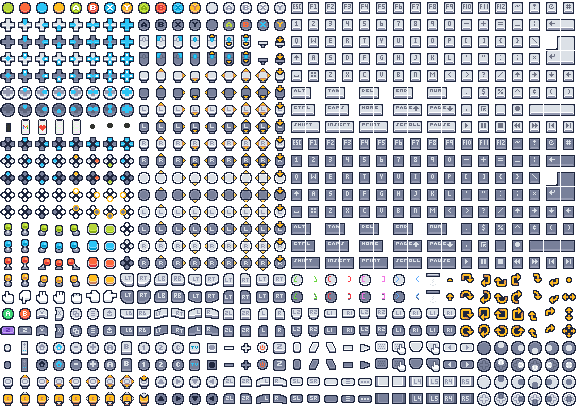
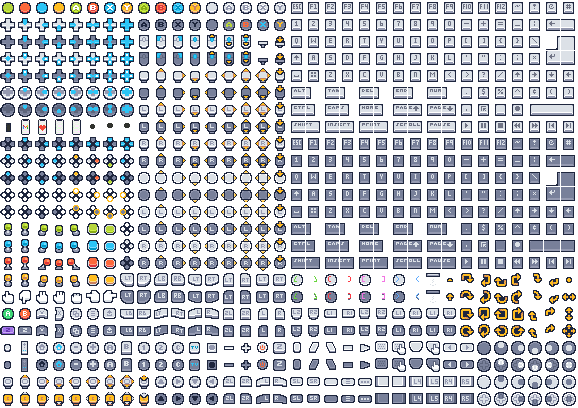
Two versions of the same layered image (578x408). Layer-by-layer changes:
painted on "레이어 3" over [529, 104, 575, 116]
painted on "tilemap" over [530, 105, 574, 115]